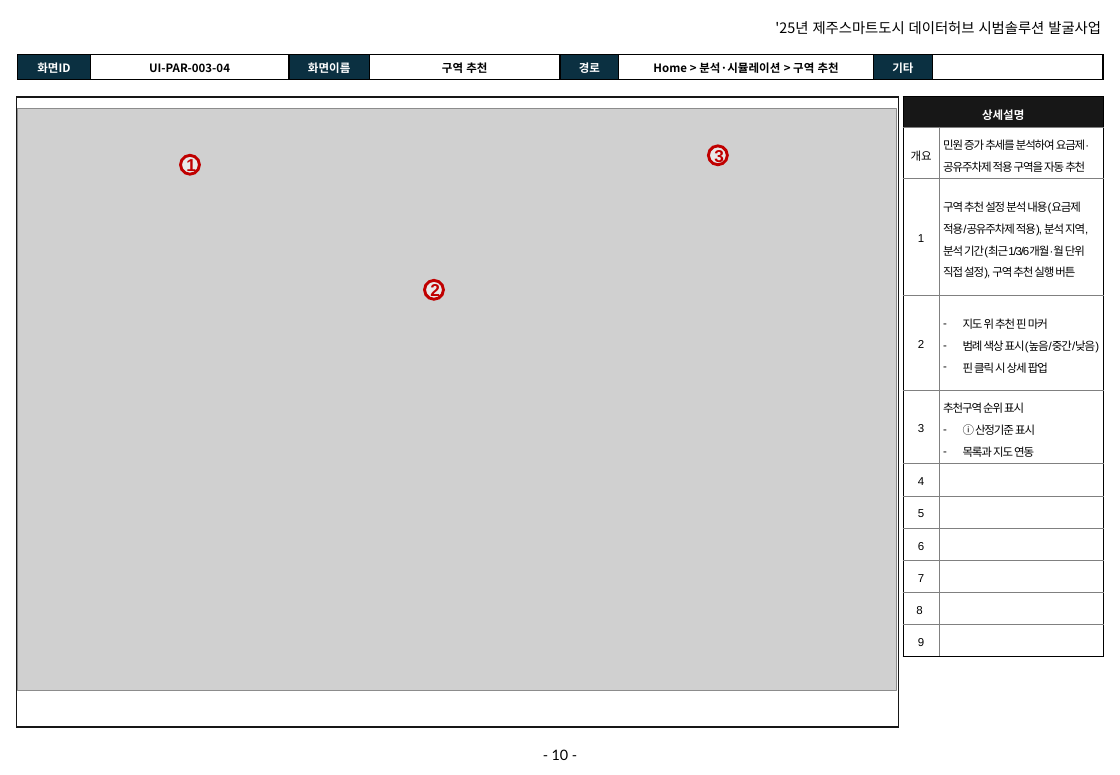
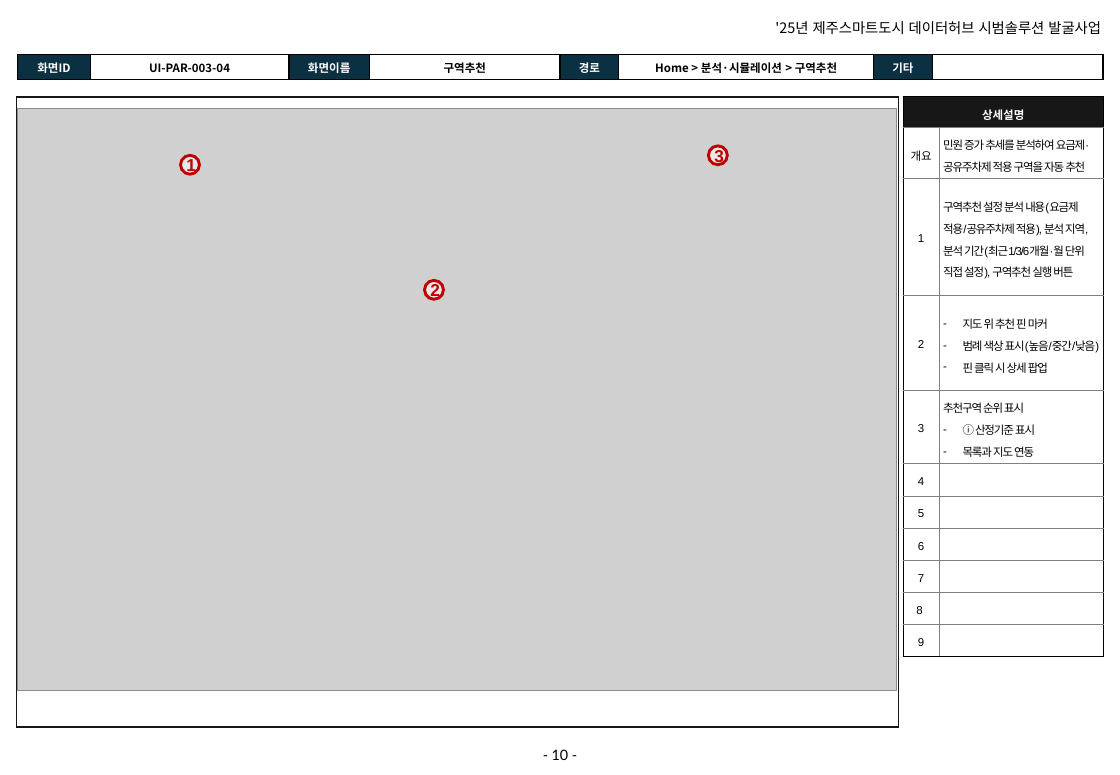
Before and after one commit to innopamSolution/jeju-datahub, a slide deck: slide 10 of Audit/JJ_PD_IP_D04_화면설계서_v1.5_이노팸.pptx. Drawn at 1120x775 pixels with LibreOffice and Linux fonts; fonts in the diff are those of the drawing; grey boxes stand for pictures; background and template pictures are left out. Boxes give left, top, right and bottom in pixels: in the first picture for what was removed or moved away, otherwise in the second. Text is boxed around its words. In the diff, an @@ line names an element or a change of style, - is before the commit and + after.

```diff
--- a/Audit/JJ_PD_IP_D04_화면설계서_v1.5_이노팸.pptx
+++ b/Audit/JJ_PD_IP_D04_화면설계서_v1.5_이노팸.pptx
@@ table at [18, 55, 1102, 80] @@
-row 1, column 4: 구역 추천
+row 1, column 4: 구역추천
-row 1, column 6: Home > 분석·시뮬레이션 > 구역 추천
+row 1, column 6: Home > 분석·시뮬레이션 > 구역추천
@@ table at [904, 97, 1104, 650] @@
-row 3, column 2: 구역 추천 설정 분석 내용(요금제 적용/공유주차제 적용), 분석 지역, 분석 기간(최근1/3/6개월·월 단위 직접 설정), 구역 추천 실행 버튼
+row 3, column 2: 구역추천 설정 분석 내용(요금제 적용/공유주차제 적용), 분석 지역, 분석 기간(최근1/3/6개월·월 단위 직접 설정), 구역추천 실행 버튼
```
Also in this commit, not shown: 4 other slides changed, 1 other file.
